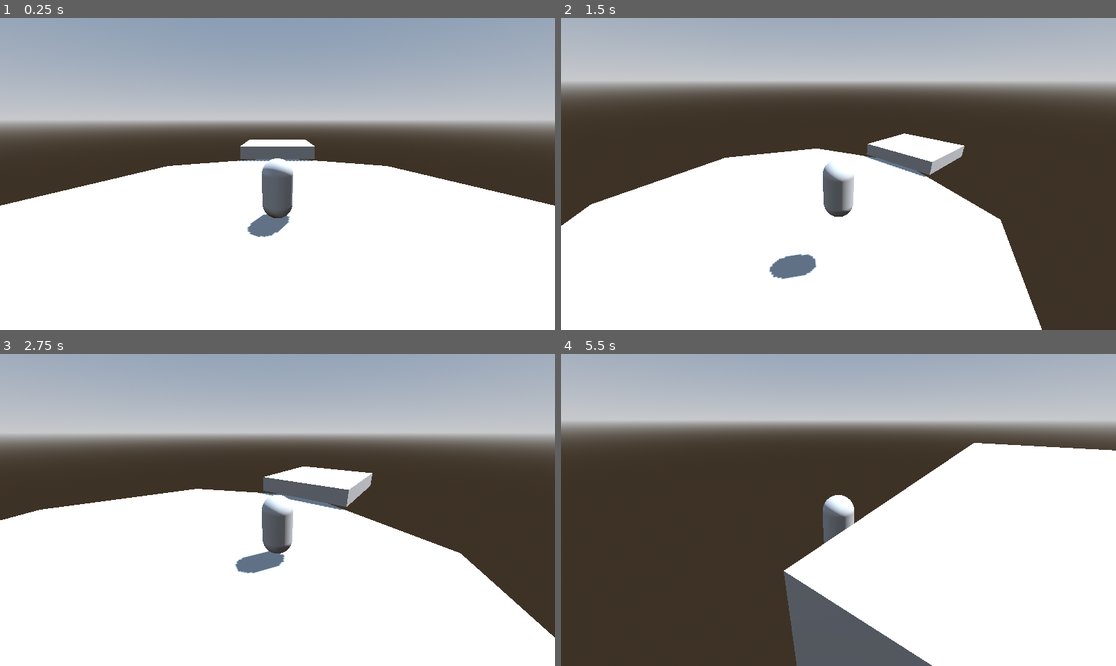
Above: before the commit, frames 1-4 (two rows, left to right).
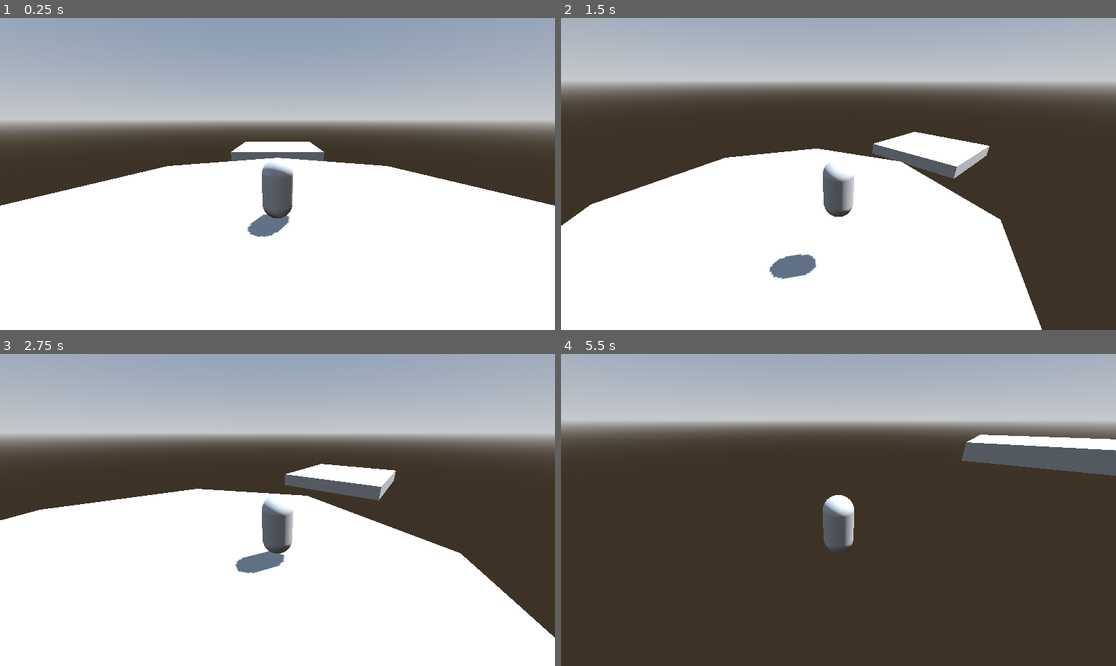
Above: after the commit, the same moments.

Repository: Gertkeno/GGJ2025
Game: Godot game, scene res://bubble_world_map.tscn
Two runs of this game, one before a commit and one after it. Both use one fixed random seed, a clock stepped at 60 frames per second and the inputs below.
Inputs (mouse positions are in pixels of both pictures, inside the frame that each line leads up to):
- Up to frame 1 (0.25 s): no input
- Up to frame 2 (1.5 s): tap Enter at 0.5 s; move the mouse to (960, 158) at 0.52 s; hold Right (right) 0.53-1.28 s; tap Shift (crouch) at 0.6, 1.35 s; click (960, 158) at 0.67 s; tap Space (jump) at 0.77 s; move the mouse to (810, 174) at 1.27 s; hold Up (forward) from 1.28 s (still down)
- Up to frame 3 (2.75 s): keep holding Up (forward); tap Space (jump) at 1.52 s; move the mouse to (288, 503) at 2.02 s; tap Shift (crouch) at 2.1 s
- Up to frame 4 (5.5 s): keep holding Up (forward); move the mouse to (832, 516) at 2.77 s; tap Shift (crouch) every 0.75 s from 2.85 to 5.1 s; tap Space (jump) at 3.02, 3.77, 4.52 s; move the mouse to (877, 513) at 3.52 s; move the mouse to (794, 506) at 4.27 s; move the mouse to (844, 510) at 5.02 s

The runs differ from the first frame. In frame 1, 0.5% of the frame differs, in the area x 41-59%, y 38-46%; in frame 2, 1.1%; in frame 3, 1.8%; in frame 4, 36%, in the area x 40-100%, y 25-100%.

Commit message:
a moving platform

Diff:
--- a/System/neutral_bubble_animal.tscn
+++ b/System/neutral_bubble_animal.tscn
@@ -1,3 +1,11 @@
-[gd_scene format=3 uid="uid://by4by86dfprkd"]
+[gd_scene load_steps=3 format=3 uid="uid://by4by86dfprkd"]
+
+[sub_resource type="ShaderMaterial" id="ShaderMaterial_bbt8y"]
+
+[sub_resource type="CapsuleMesh" id="CapsuleMesh_bols8"]
+material = SubResource("ShaderMaterial_bbt8y")
 
 [node name="NeutralBubbleAnimal" type="CharacterBody3D"]
+
+[node name="MeshInstance3D" type="MeshInstance3D" parent="."]
+mesh = SubResource("CapsuleMesh_bols8")
--- a/System/player.gd
+++ b/System/player.gd
@@ -37,11 +37,13 @@
 	screen_size = DisplayServer.screen_get_size()
 
 
+const CAMERA_ANGLE_MAX = deg_to_rad(70)
 func _unhandled_input(event: InputEvent) -> void:
 	if event is InputEventMouseMotion:
 		if Input.mouse_mode == Input.MOUSE_MODE_CAPTURED:
 			rotate_y(-event.screen_relative.x / screen_size.x * PI)
 			$CameraPivot.rotate_x(-event.screen_relative.y / screen_size.y * PI)
+			$CameraPivot.rotation.x = clampf($CameraPivot.rotation.x, -CAMERA_ANGLE_MAX, CAMERA_ANGLE_MAX)
 	elif event is InputEventMouseButton:
 		Input.mouse_mode = Input.MOUSE_MODE_CAPTURED
 	elif event.is_action_pressed("menu"):
--- a/bubble_world_map.tscn
+++ b/bubble_world_map.tscn
@@ -14,6 +14,50 @@
 sky = SubResource("Sky_3q27d")
 tonemap_mode = 2
 
+[sub_resource type="BoxMesh" id="BoxMesh_peba3"]
+size = Vector3(8, 1, 8)
+
+[sub_resource type="BoxShape3D" id="BoxShape3D_bhfj1"]
+size = Vector3(8, 1, 8)
+
+[sub_resource type="Animation" id="Animation_oq74b"]
+resource_name = "moving platofrm"
+length = 20.0
+loop_mode = 2
+tracks/0/type = "value"
+tracks/0/imported = false
+tracks/0/enabled = true
+tracks/0/path = NodePath("AnimatableBody3D:position")
+tracks/0/interp = 2
+tracks/0/loop_wrap = true
+tracks/0/keys = {
+"times": PackedFloat32Array(0, 20),
+"transitions": PackedFloat32Array(1, 1),
+"update": 0,
+"values": [Vector3(0, 0, -15), Vector3(0, 0, -82)]
+}
+
+[sub_resource type="Animation" id="Animation_5i84a"]
+length = 0.001
+tracks/0/type = "value"
+tracks/0/imported = false
+tracks/0/enabled = true
+tracks/0/path = NodePath("AnimatableBody3D:position")
+tracks/0/interp = 1
+tracks/0/loop_wrap = true
+tracks/0/keys = {
+"times": PackedFloat32Array(0),
+"transitions": PackedFloat32Array(1),
+"update": 0,
+"values": [Vector3(0, 0, -15)]
+}
+
+[sub_resource type="AnimationLibrary" id="AnimationLibrary_gb2kq"]
+_data = {
+"RESET": SubResource("Animation_5i84a"),
+"moving platofrm": SubResource("Animation_oq74b")
+}
+
 [node name="BubbleWorldMap" type="Node3D"]
 
 [node name="DirectionalLight3D" type="DirectionalLight3D" parent="."]
@@ -24,14 +68,26 @@
 environment = SubResource("Environment_h62p6")
 
 [node name="CSGCylinder3D" type="CSGCylinder3D" parent="."]
-transform = Transform3D(1, 0, 0, 0, 1, 0, 0, 0, 1, 0, -0.3, 0)
+transform = Transform3D(1, 0, 0, 0, 1, 0, 0, 0, 1, 0, -0.5, 0)
 use_collision = true
 radius = 11.0
-height = 0.6
-
-[node name="CSGBox3D" type="CSGBox3D" parent="CSGCylinder3D"]
-transform = Transform3D(1, 0, 0, 0, 1, 0, 0, 0, 1, 0, 0.9, -13)
-size = Vector3(6, 1, 6)
+height = 1.0
 
 [node name="Player" parent="." instance=ExtResource("1_swvyc")]
 transform = Transform3D(1, 0, 0, 0, 1, 0, 0, 0, 1, 0, 1, 0)
+
+[node name="AnimatableBody3D" type="AnimatableBody3D" parent="."]
+transform = Transform3D(1, 0, 0, 0, 1, 0, 0, 0, 1, 0, 0, -15)
+
+[node name="MeshInstance3D" type="MeshInstance3D" parent="AnimatableBody3D"]
+mesh = SubResource("BoxMesh_peba3")
+skeleton = NodePath("../CollisionShape3D")
+
+[node name="CollisionShape3D" type="CollisionShape3D" parent="AnimatableBody3D"]
+shape = SubResource("BoxShape3D_bhfj1")
+
+[node name="AnimationPlayer" type="AnimationPlayer" parent="."]
+libraries = {
+"": SubResource("AnimationLibrary_gb2kq")
+}
+autoplay = "moving platofrm"
Not shown: 1 places in bubble_world_map.tscn that only renumber resources
